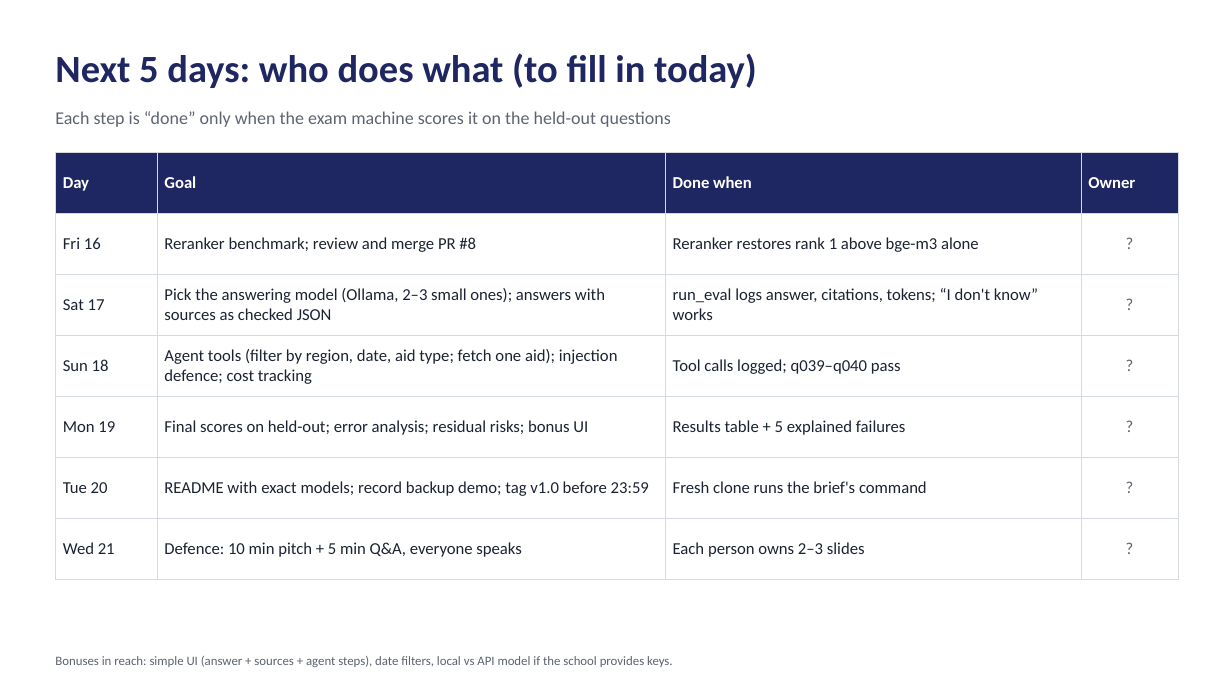
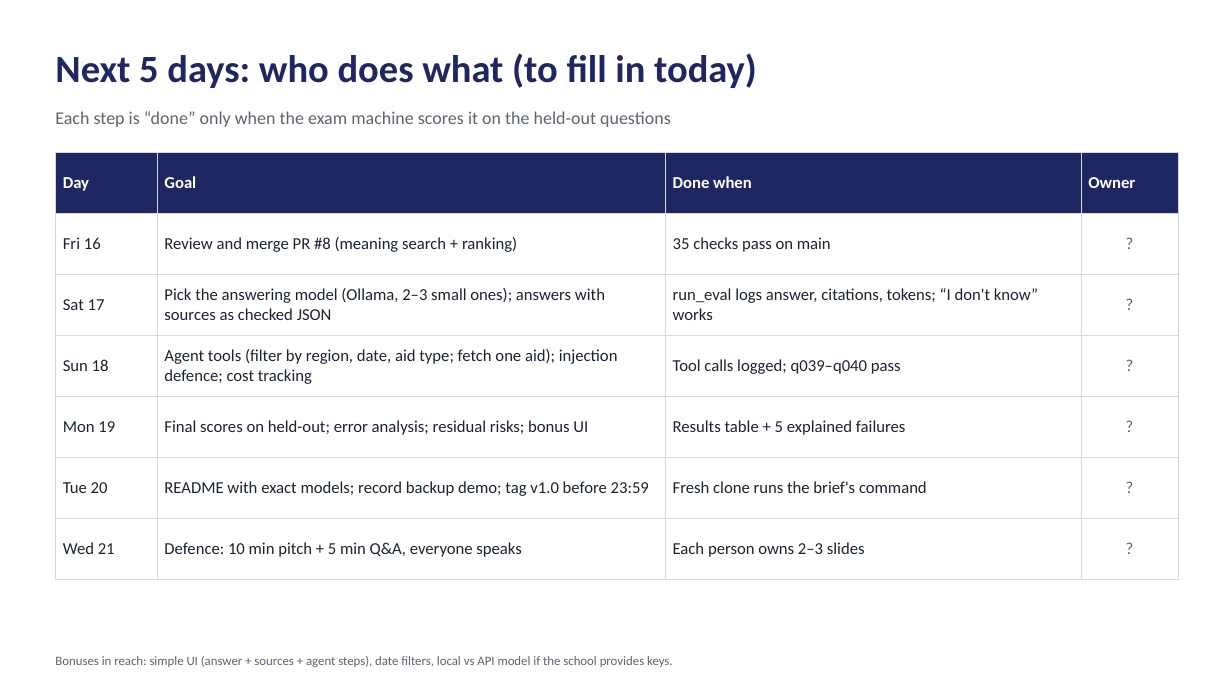
Before and after one commit to PaulinR28/RAG-agentic-assistant-on-French-open-data, a slide deck: slide 15 of docs/status/project-roadmap-v2.pptx (slide 14 before the commit). Drawn at 1232x693 pixels with LibreOffice and Linux fonts; fonts in the diff are those of the drawing. Boxes give left, top, right and bottom in pixels: in the first picture for what was removed or moved away, otherwise in the second. Text is boxed around its words. In the diff, an @@ line names an element or a change of style, - is before the commit and + after.

```diff
--- a/docs/status/project-roadmap-v2.pptx
+++ b/docs/status/project-roadmap-v2.pptx
@@ table at bbox=[55, 152, 1178, 561] @@
-row 2, column 2: Reranker benchmark; review and merge PR #8
+row 2, column 2: Review and merge PR #8 (meaning search + ranking)
-row 2, column 3: Reranker restores rank 1 above bge-m3 alone
+row 2, column 3: 35 checks pass on main
```
Also in this commit, not shown: 3 other slides changed, 1 slide added.
